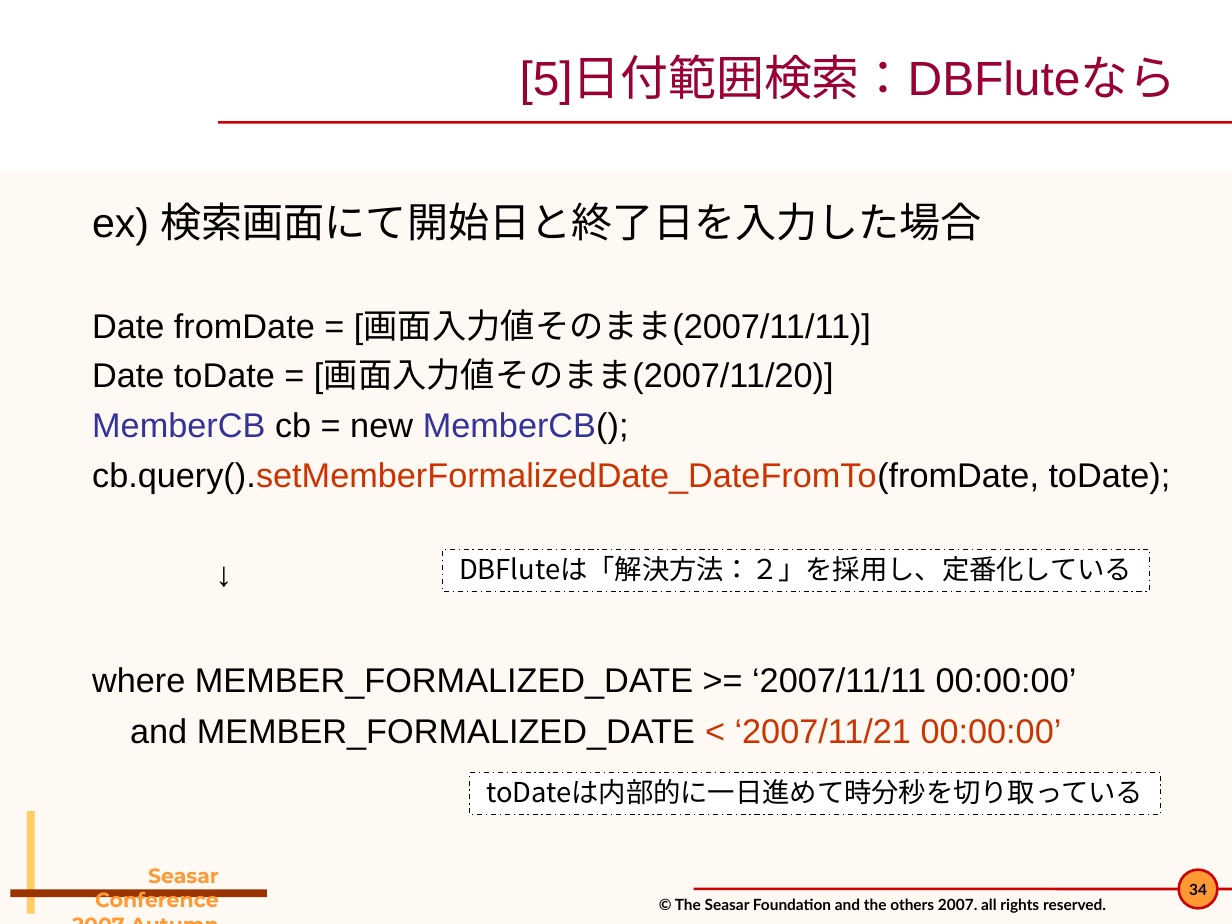
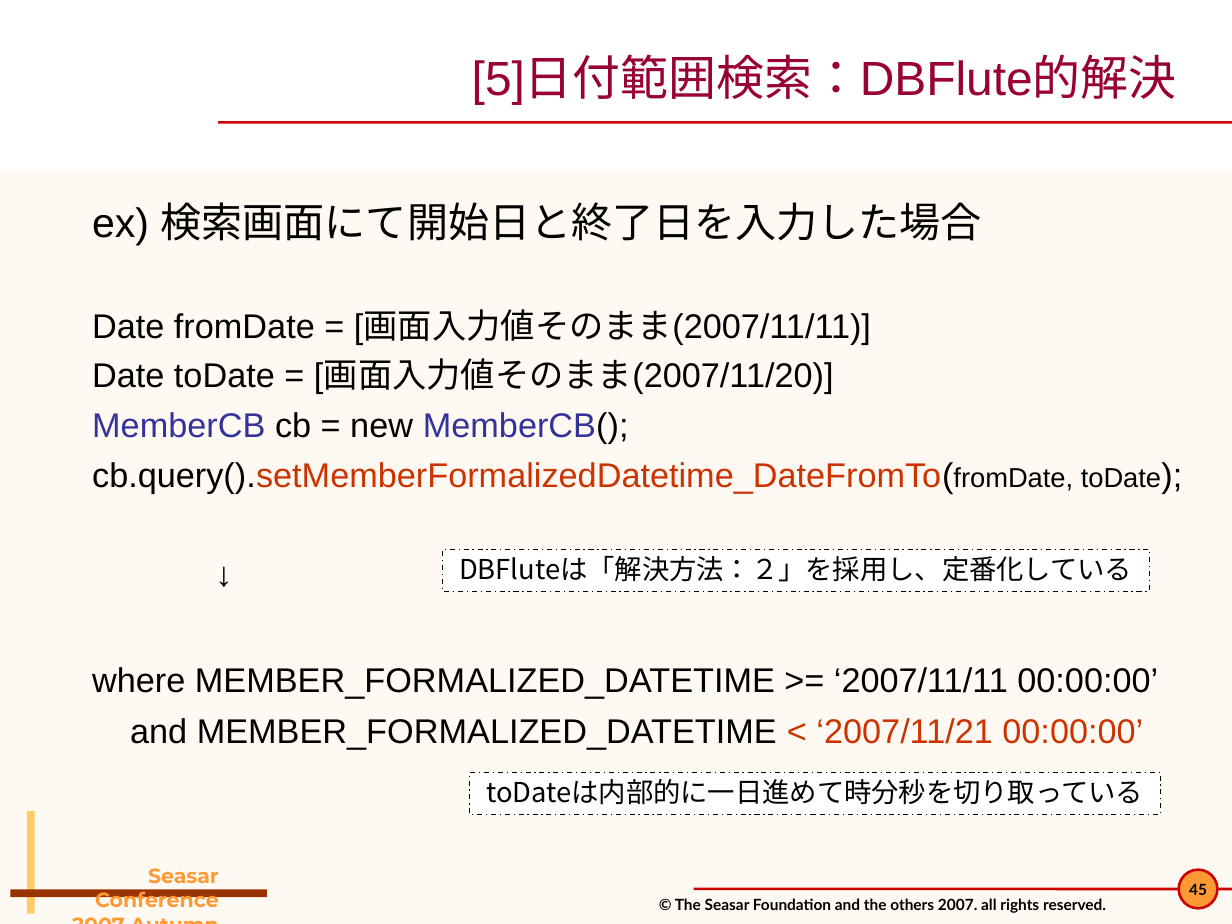
Before and after one commit to seasarorg/dbflute, a slide deck: slide 45 of dbflute/etc/doc/pres/sc2007a_2-DBFlute.ppt (slide 34 before the commit). Drawn at 1232x924 pixels with LibreOffice and Linux fonts; fonts in the diff are those of the drawing; background and template pictures are left out. Boxes give left, top, right and bottom in pixels: in the first picture for what was removed or moved away, otherwise in the second. Text is boxed around its words. In the diff, an @@ line names an element or a change of style, - is before the commit and + after.

```diff
--- a/dbflute/etc/doc/pres/sc2007a_2-DBFlute.ppt
+++ b/dbflute/etc/doc/pres/sc2007a_2-DBFlute.ppt
@@ title at [472,57,1177,104]: text changed @@
-[5]日付範囲検索：DBFluteなら
+[5]日付範囲検索：DBFlute的解決
@@ text at [92,462,1161,493]: text changed @@
-cb.query().setMemberFormalizedDate_DateFromTo(fromDate, toDate);
+cb.query().setMemberFormalizedDatetime_DateFromTo(fromDate, toDate);
@@ text at [92,667,1158,749]: text changed @@
-where MEMBER_FORMALIZED_DATE >= ‘2007/11/11 00:00:00’
-and MEMBER_FORMALIZED_DATE < ‘2007/11/21 00:00:00’
+where MEMBER_FORMALIZED_DATETIME >= ‘2007/11/11 00:00:00’
+and MEMBER_FORMALIZED_DATETIME < ‘2007/11/21 00:00:00’
@@ page number at [1189,883,1207,895]: text changed @@
-34
+45
```
Also in this commit, not shown: 28 other slides changed, 15 slides added, 1 slide removed, 15 other files.
